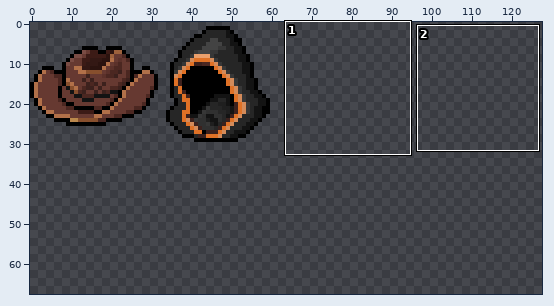
A pixel-art file gets an edit: TheDreams/Assets/Items/Images/Art#Items.aseprite. The first picture is a wide view before the edit; the outline marks the close-up.
Close-up. Earlier state:
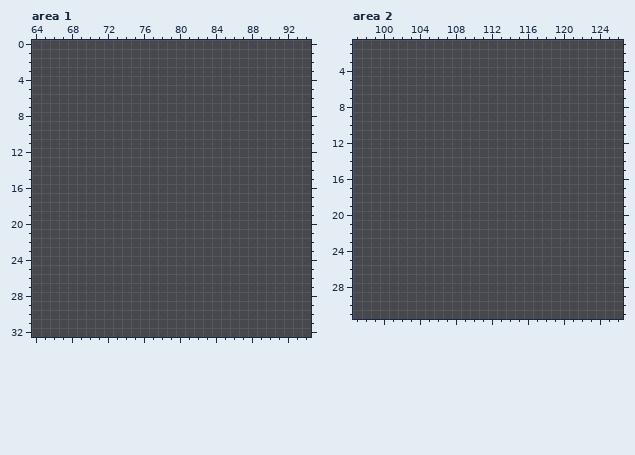
128x128 pixels, 1 frame. Colours within 5 levels of each other are drawn and written as one. Shown: area 1: x 64..94, y 0..32; area 2: x 97..126, y 1..31. The wide view leaves out empty margins. The commit also changed other parts of the picture, which this record leaves out.
The same view after the edit:
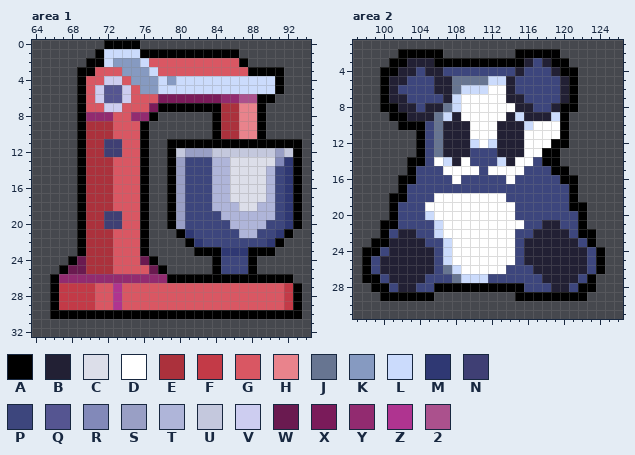
Palette (. is transparent): A #000000  B #222034  C #dcdee9  D #ffffff  E #ab313c  F #c33a47  G #d95763  H #e9838c  J #677591  K #869ac1  L #cbdbfc  M #2f3873  N #3f3f74  P #3d467d  Q #555591  R #8289b9  S #999fc5  T #afb5d9  U #c4c8dd  V #cdcdf0  W #6a1a50  X #7a1b5a  Y #922b70  Z #af3490  2 #ab518d
From old to new:
layer "Group 1/blender" added
layer "Group 1/panda" added
Changed rows in their new state; - is an unchanged pixel.
Area 1, layer "Group 1/blender":
first column x 66:
 0 ------AAAA------------------
 1 -----ALLLLAAAAAAAAAAA-------
 2 ----AALKKKLGGGGGGGGGGA------
 3 ---AAGGGKKKLGGGGGGGGGGAAAA--
 4 ---AGGVVGKKKLKLLLLLLLLLLLA--
 5 ---AGVQQVGKKLLLLLLLLLLLLLA--
 6 ---AGVQQVGGGXXXXXXXYY22AA---
 7 ---AGGVVGGGXAAAAAAAEEHHA----
 8 ---AYYYGGYYA------AEEHHA----
 9 ---AEEEGGGA-------AEEHHA----
10 ---AEEEGGGA-------AEEHHA----
11 ---AEENNGGA--AAAAAAAAAAAAAAA
12 ---AEENNGGA--AUSSSUUUUUUUSUA
13 ---AEEEGGGA--ASPPPTTCCCCCRMA
14 ---AEEEGGGA--ASPPPTTCCCCTPMA
15 ---AEEEGGGA--ASPPPTTCCCCTPMA
16 ---AEEEGGGA--ASPPPTTCCCCTPMA
17 ---AEEEGGGA--ASPPPTTCCCCTPMA
18 ---AEEEGGGA--ASPPPTTTCCTTPMA
19 ---AEENNGGA--ASPPPPTTTTTTPMA
20 ---AEENNGGA--ASPPPPPTTTTPPMA
21 ---AEEEGGGA---AMPPPPPTTPPMA-
22 ---AEEEGGGA----AMPPPPPPPMA--
23 ---AEEEGGGA-----AAAMMMAAA---
24 --AWEEEGGGWA------APPPA-----
25 -AWWEEEGGGGWA-----APPPA-----
26 AYYYYYYYYYYYYAAAAAAAAAAAAAA-
27 AFFFFGGZGGGGGGGGGGGGGGGGGGFA
28 AFFFFGGZGGGGGGGGGGGGGGGGGGFA
29 AFFFFGGZGGGGGGGGGGGGGGGGGGFA
30 AAAAAAAAAAAAAAAAAAAAAAAAAAAA
Area 2, layer "Group 1/panda":
first column x 98:
 2 ----AAAAA--------AAAAA-----
 3 ---AABBBAAAAAAAAAABPBAA----
 4 --AABBPBBPPPPPPPPBPPPBAA---
 5 --ABBPPPBBJJJJLLBPPPPPBA---
 6 --ABPPPPBBJLLLDDBPPPPPBA---
 7 --ABBPPPPBLDDDDDBBPPPPBA---
 8 --AABBPBBJLDDDDDDBBPPBAA---
 9 ---AABBBJLBDDDDDBLBBBLA----
10 ----AAAPJBBBDDDBBBLDDDA----
11 ------APJBBBDDDBBBDDDDA----
12 ------APJBBBLDLBBBDDDAA----
13 ------APJBBBPPPBBBDDAA-----
14 -----AAPDLBDPPPLBDDPAA-----
15 -----APPPDDDDPDDDDPPPAA----
16 ----AAPPPPDPPPPPDPPPPPAA---
17 ----APPPPPPPPPPPPPPPPPPA---
18 ---AAPPPDDDDDDDDPPPPPPPA---
19 ---APPPDDDDDDDDDDPPPPPPAA--
20 ---APPPLDDDDDDDDDPPPPPPPA--
21 --AAPPPPLDDDDDDDDDPPBBPPA--
22 --APBBPPLDDDDDDDDPPBBBBPAA-
23 -AABBBBPPLDDDDDDDPBBBBBBPA-
24 AAPBBBBBPLDDDDDDDPBBBBBBBPA
25 APBBBBBBPLDDDDDDDPBBBBBBBPA
26 APBBBBBBPJLDDDDDPPPBBBBBBPA
27 AAPBBBBPPPJLLLPPPPPPBBBBPA-
28 -AAPBBPPAAAAAAAAAAPPPBBPAA-
29 --AAAAAA---------AAAAAAAA--
